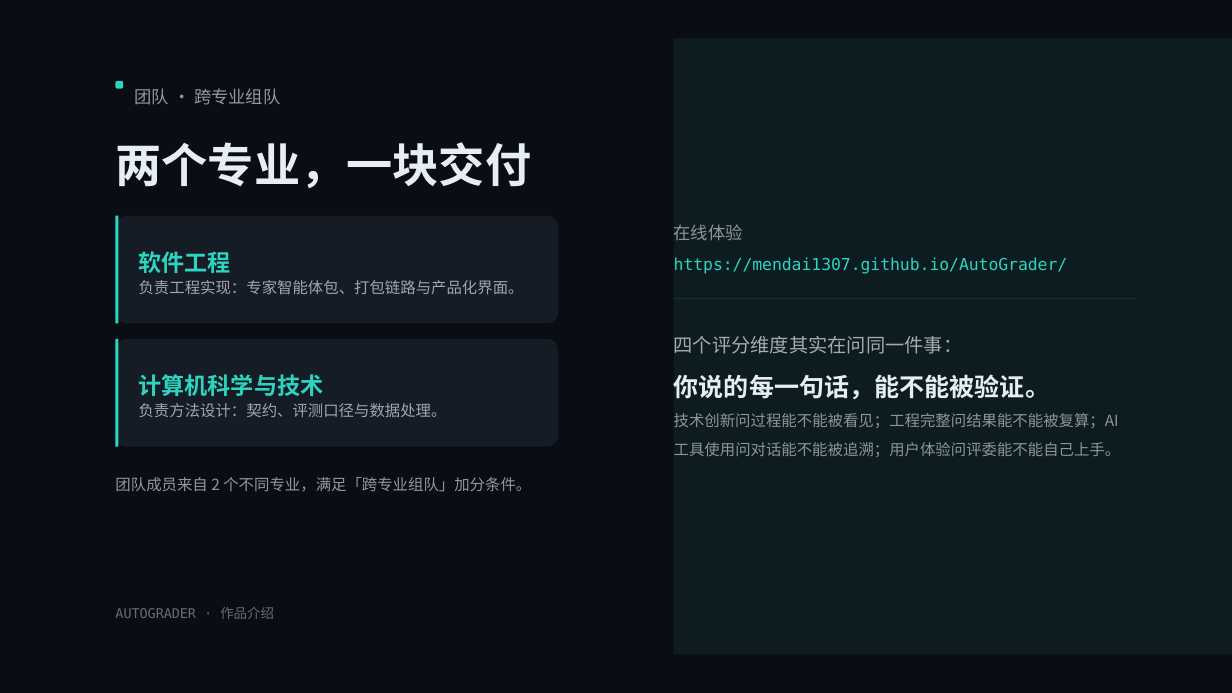
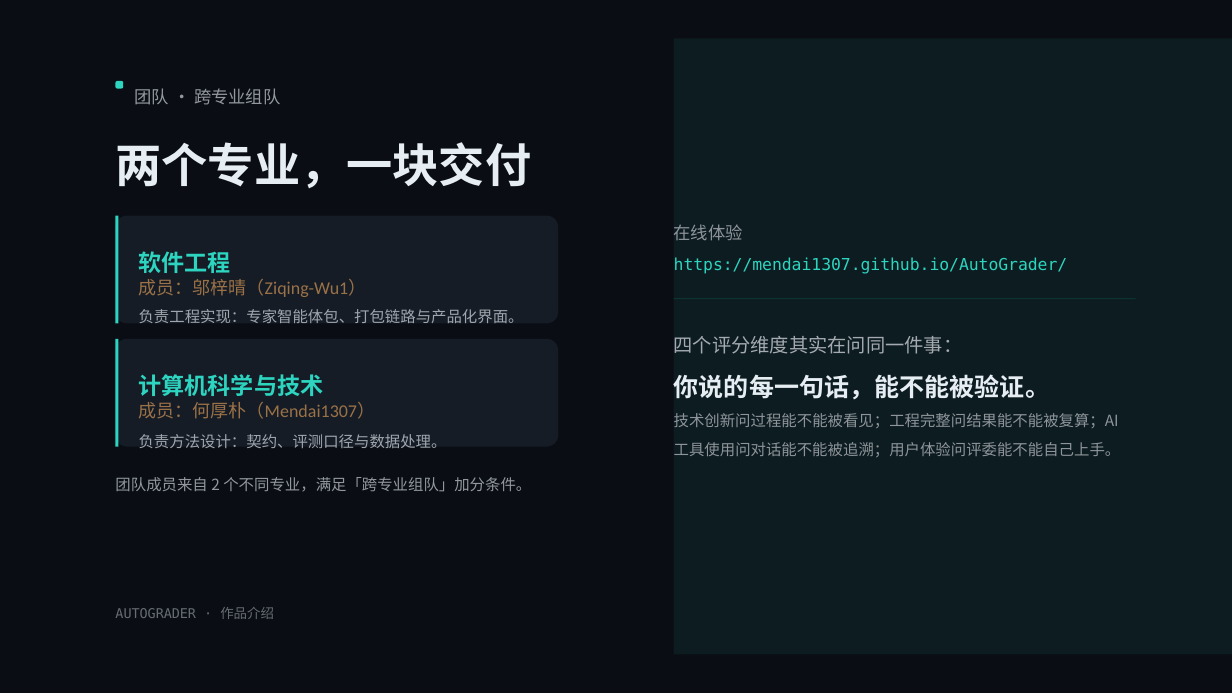
Before and after one commit to Mendai1307/AutoGrader, a slide deck: slide 19 of materials/AutoGrader 作品介绍.pptx (slide 18 before the commit). Drawn at 1232x693 pixels with LibreOffice and Linux fonts; fonts in the diff are those of the drawing. Boxes give left, top, right and bottom in pixels: in the first picture for what was removed or moved away, otherwise in the second. Text is boxed around its words. In the diff, an @@ line names an element or a change of style, - is before the commit and + after.

```diff
--- a/materials/AutoGrader 作品介绍.pptx
+++ b/materials/AutoGrader 作品介绍.pptx
@@ text "负责工程实现：专家智能体包、打包链路与产品化界面。": place and size @@
-text "负责工程实现：专家智能体包、打包链路与产品化界面。" at box(139, 280, 524, 294)
+text "负责工程实现：专家智能体包、打包链路与产品化界面。" at box(139, 309, 524, 323)
@@ text at box(139, 279, 367, 297): paragraph added @@
+成员：邬梓晴（Ziqing-Wu1）
@@ text at box(139, 402, 376, 419): paragraph added @@
+成员：何厚朴（Mendai1307）
@@ text "负责方法设计：契约、评测口径与数据处理。": place and size @@
-text "负责方法设计：契约、评测口径与数据处理。" at box(139, 403, 447, 417)
+text "负责方法设计：契约、评测口径与数据处理。" at box(139, 434, 447, 448)
```
Also in this commit, not shown: 14 other slides changed, 1 slide added.
